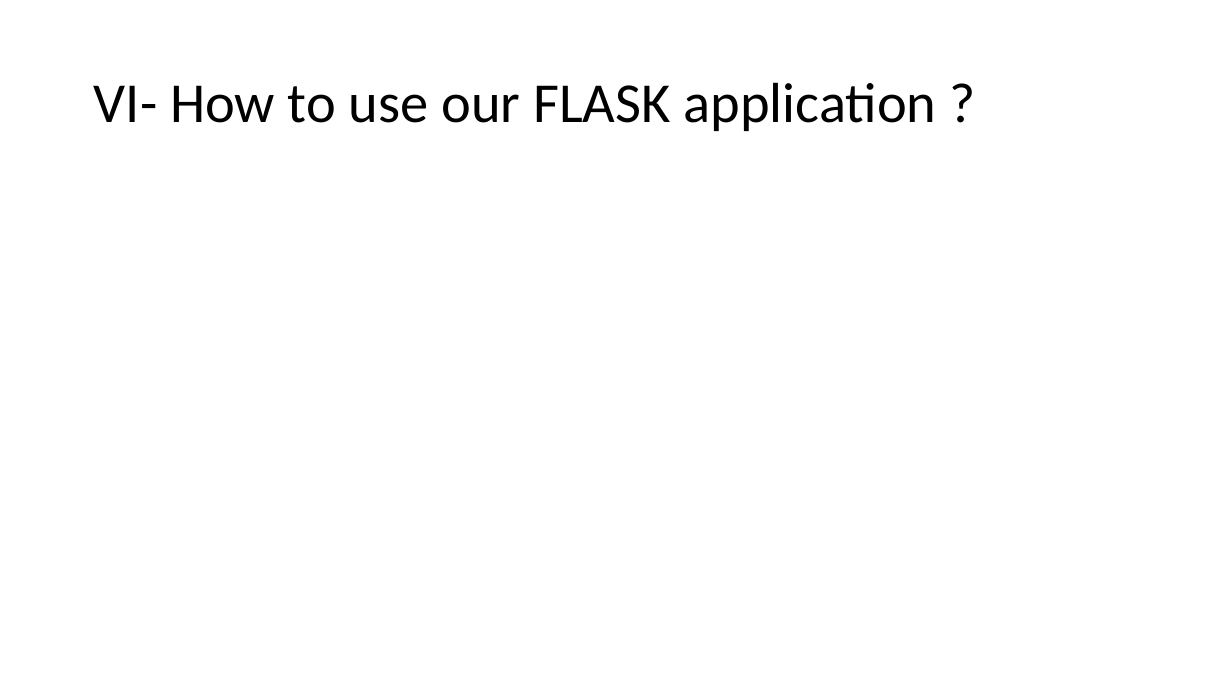
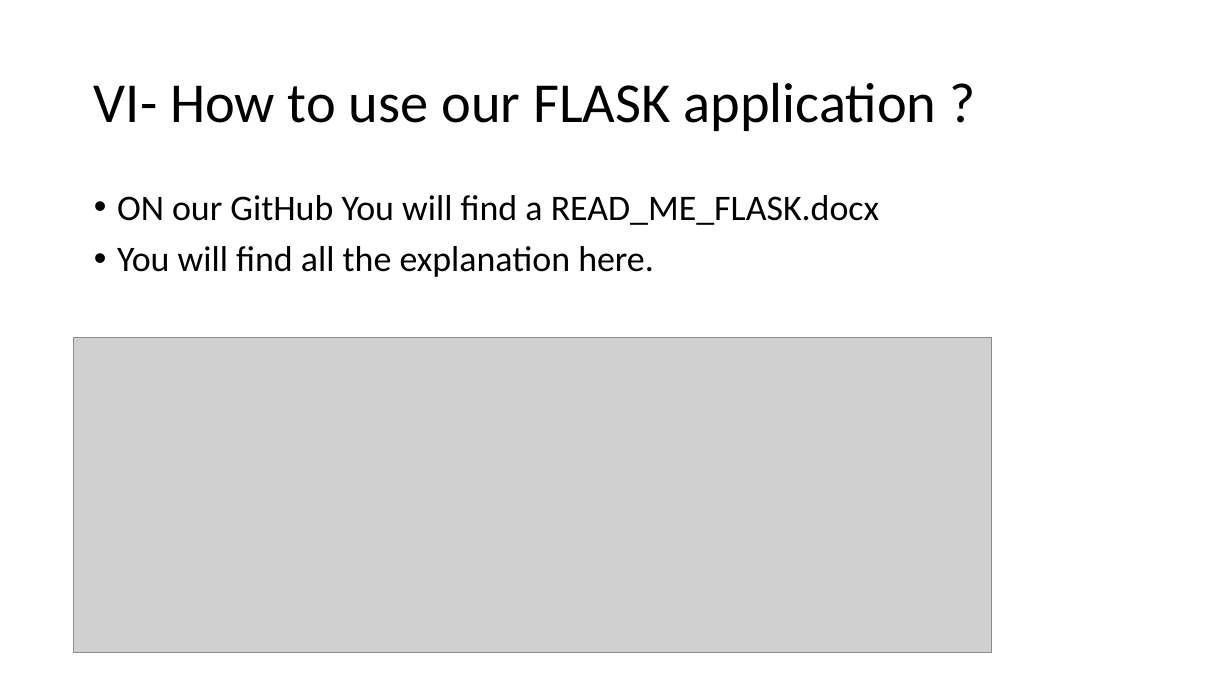
Before and after one commit to Leodespt/Projet_Python, a slide deck: slide 28 of Presentation_Python.pptx. Drawn at 1232x693 pixels with LibreOffice and Linux fonts; fonts in the diff are those of the drawing; grey boxes stand for pictures. Boxes give left, top, right and bottom in pixels: in the first picture for what was removed or moved away, otherwise in the second. Text is boxed around its words. In the diff, an @@ line names an element or a change of style, - is before the commit and + after.

```diff
--- a/Presentation_Python.pptx
+++ b/Presentation_Python.pptx
@@ text added at [117,195,879,277], 28 pt, text #000000 @@
+• ON our GitHub You will find a READ_ME_FLASK.docx
+• You will find all the explanation here.
@@ picture added at [73,337,992,653] @@
```
Also in this commit, not shown: 4 other slides changed, 3 other files.
